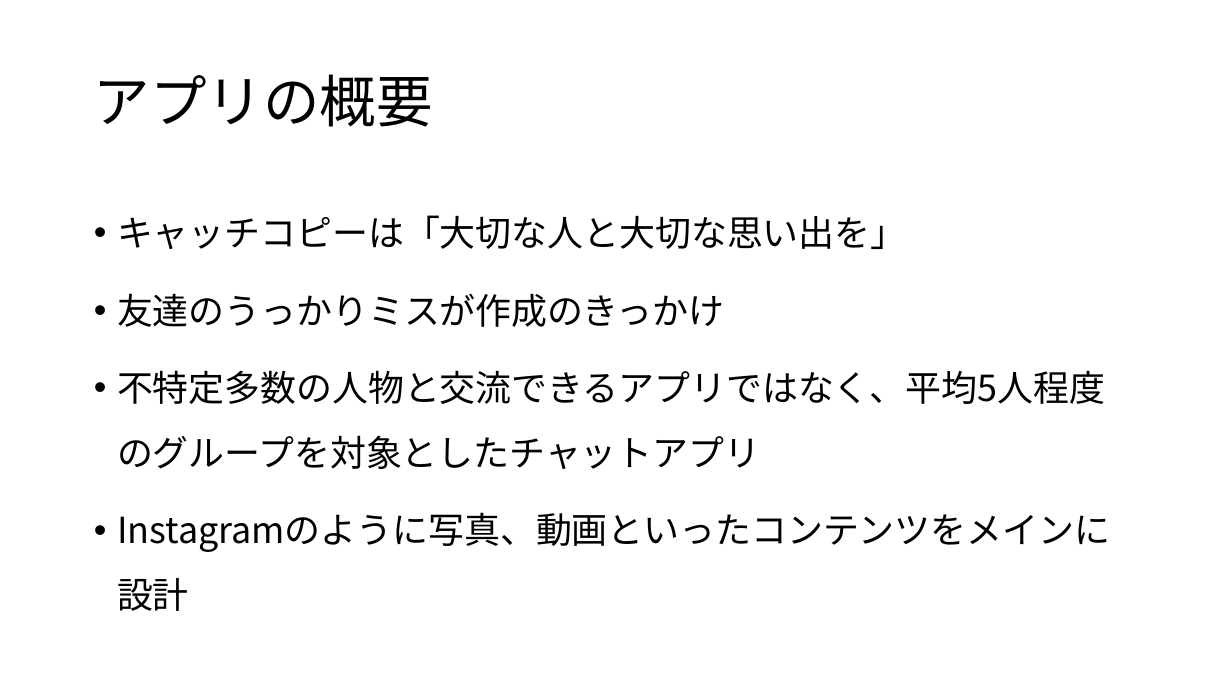
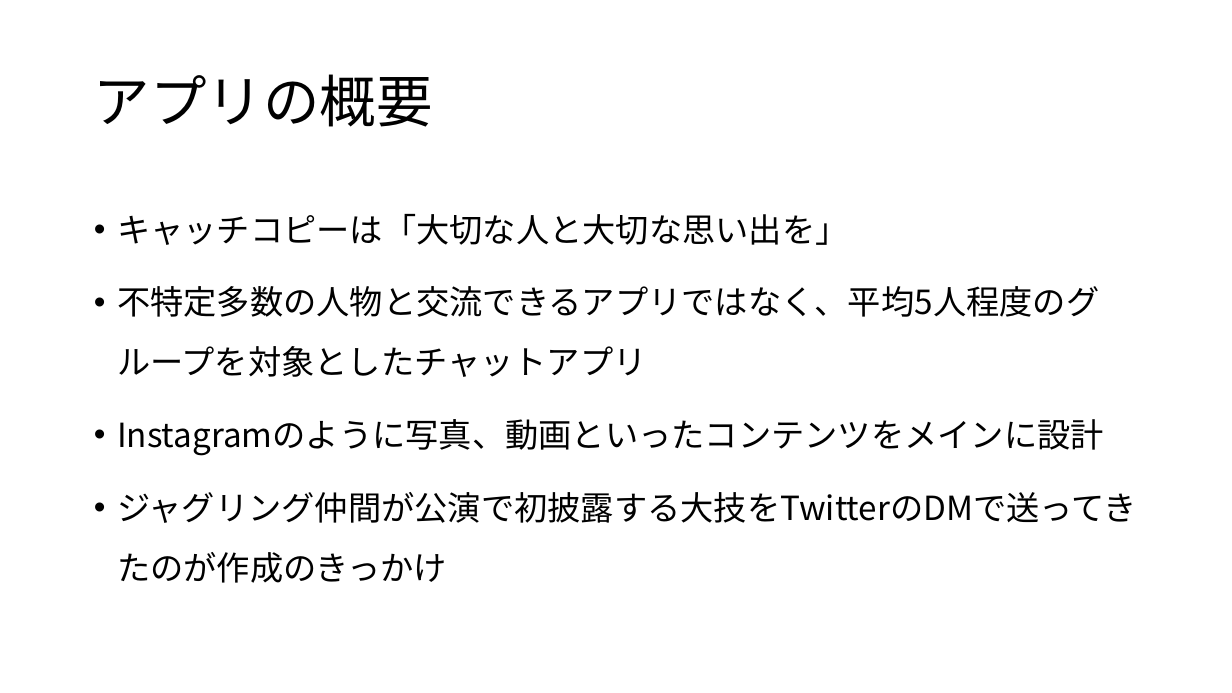
Before and after one commit to tetsu9179/TheaterRoom, a slide deck: slide 2 of 発表会資料.pptx. Drawn at 1232x693 pixels with LibreOffice and Linux fonts; fonts in the diff are those of the drawing. Boxes give left, top, right and bottom in pixels: in the first picture for what was removed or moved away, otherwise in the second. Text is boxed around its words. In the diff, an @@ line names an element or a change of style, - is before the commit and + after.

```diff
--- a/発表会資料.pptx
+++ b/発表会資料.pptx
@@ text at (x1=117, y1=214, x2=1104, y2=456): size 28 to 25.9 pt in "キャッチコピーは「大切な人と大切な思い出を」", "不特定多数の人物と交流できるアプリではなく、平均5人程度のグループを対象としたチャットアプリ", "Instagramのように写真、動画といったコンテンツをメインに設計" @@
@@ text at (x1=117, y1=293, x2=725, y2=327): paragraph removed @@
-• 友達のうっかりミスが作成のきっかけ
@@ text at (x1=117, y1=492, x2=1137, y2=523): paragraph added @@
+• ジャグリング仲間が公演で初披露する大技をTwitterのDMで送ってきたのが作成のきっかけ
```
Also in this commit, not shown: 3 other slides changed, 3 slides added, 1 slide removed.
